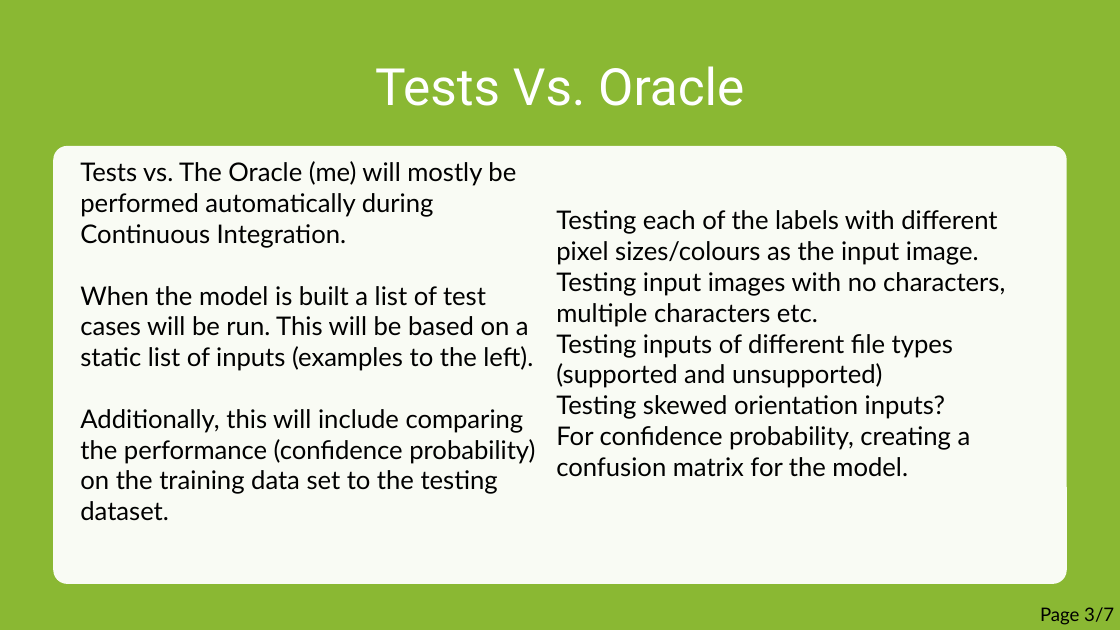
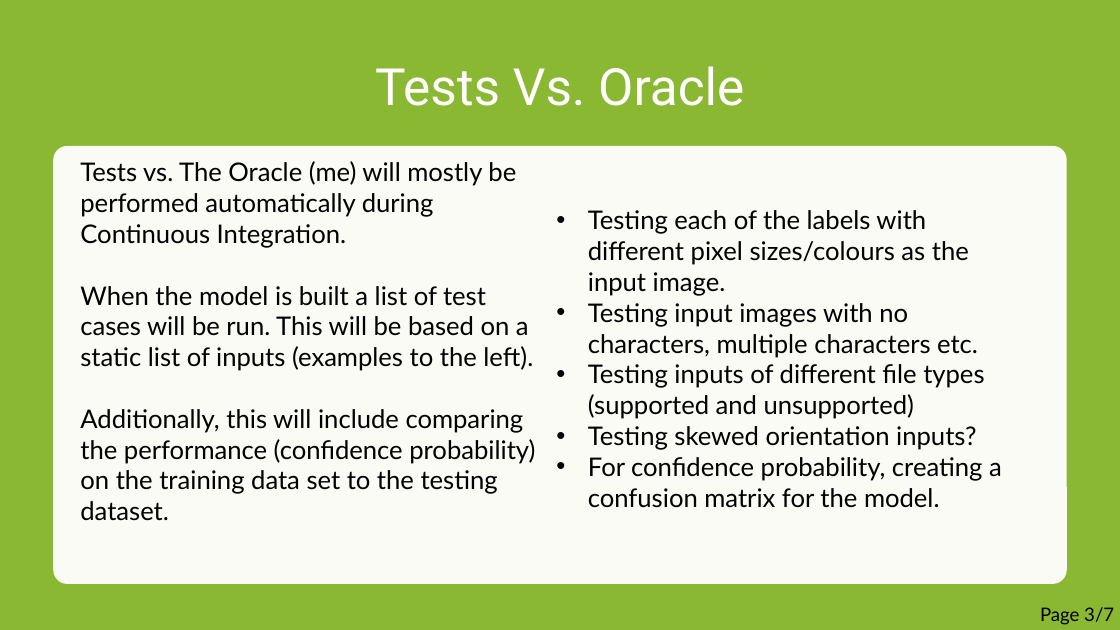
Before and after one commit to cer-hunter/OAR-CAS741, a slide deck: slide 3 of docs/Presentations/VNVPlanPresentation/VNVPlanPresentation.pptx. Drawn at 1120x630 pixels with LibreOffice and Linux fonts; fonts in the diff are those of the drawing. Boxes give left, top, right and bottom in pixels: in the first picture for what was removed or moved away, otherwise in the second. Text is boxed around its words. In the diff, an @@ line names an element or a change of style, - is before the commit and + after.

```diff
--- a/docs/Presentations/VNVPlanPresentation/VNVPlanPresentation.pptx
+++ b/docs/Presentations/VNVPlanPresentation/VNVPlanPresentation.pptx
@@ text "Testing each of the labels ..." at [588, 210, 1002, 508]: bullet none to • @@
```
